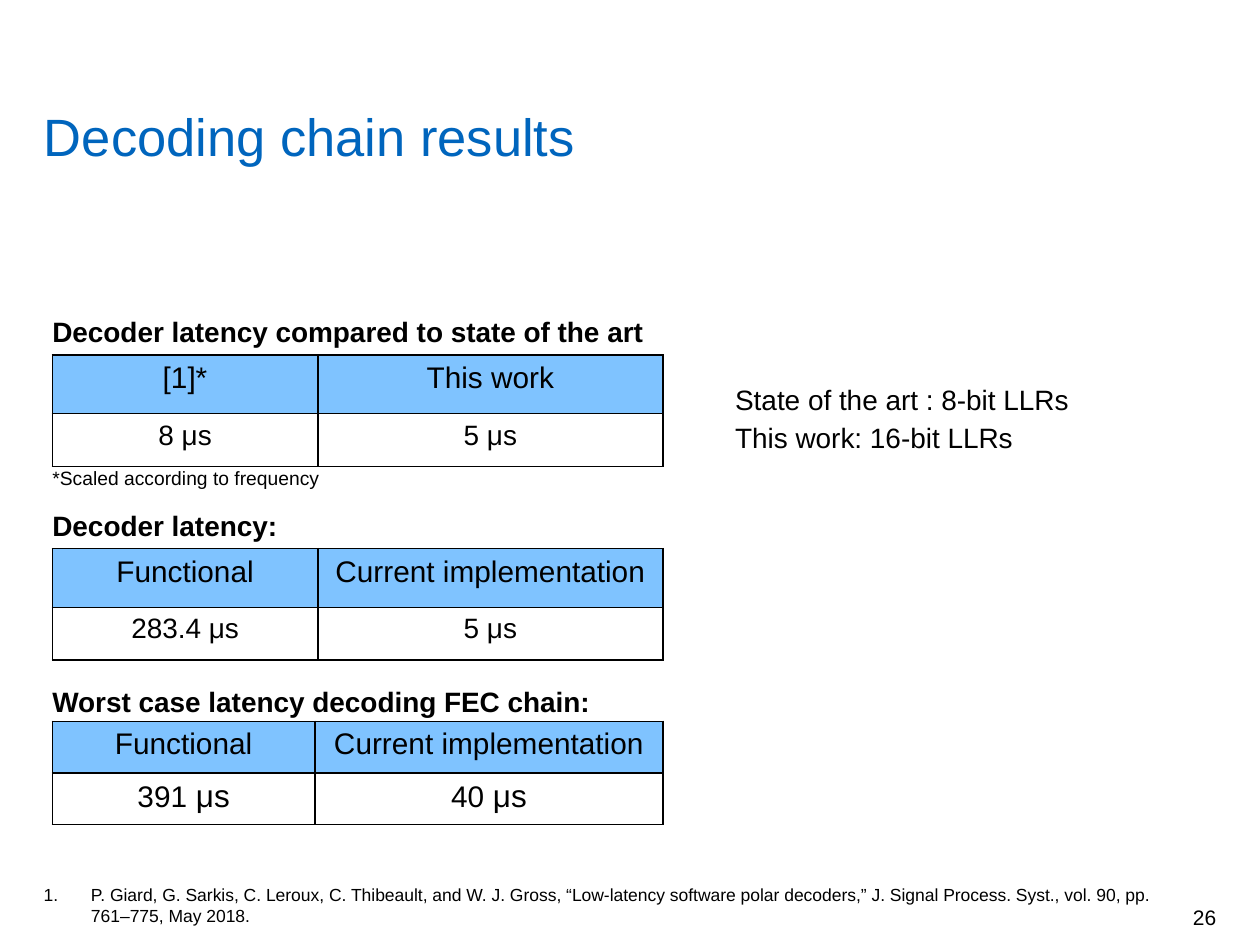
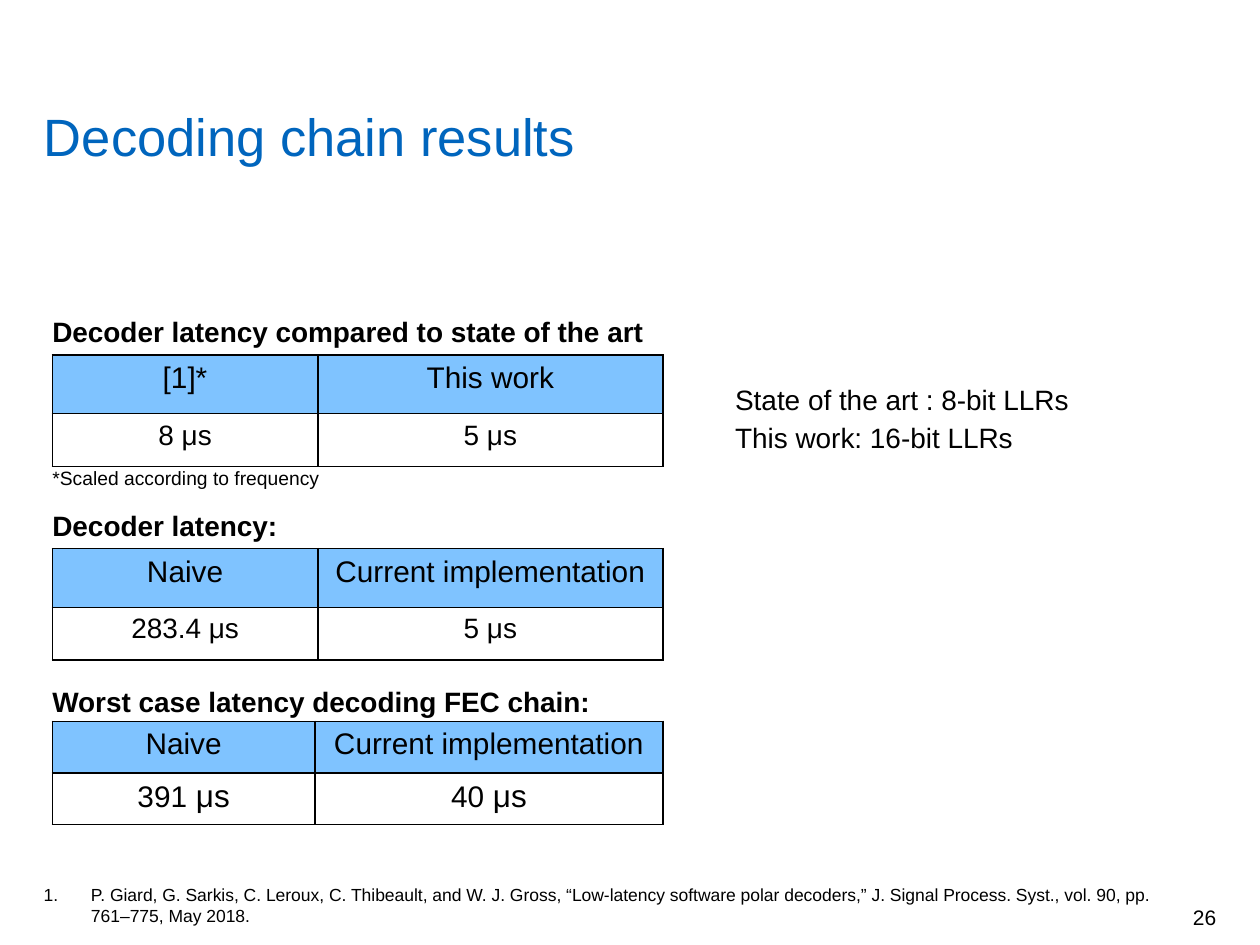
Before and after one commit to yadhu1961/thesis_5GPolorCodes, a slide deck: slide 26 of final_presentation/finalPpt1.4.pptx. Drawn at 1260x945 pixels with LibreOffice and Linux fonts; fonts in the diff are those of the drawing; grey boxes stand for pictures; background and template pictures are left out. Boxes give left, top, right and bottom in pixels: in the first picture for what was removed or moved away, otherwise in the second. Text is boxed around its words. In the diff, an @@ line names an element or a change of style, - is before the commit and + after.

```diff
--- a/final_presentation/finalPpt1.4.pptx
+++ b/final_presentation/finalPpt1.4.pptx
@@ table at [53, 548, 664, 659] @@
-row 1, column 1: Functional
+row 1, column 1: Naive
@@ table at [53, 722, 663, 825] @@
-row 1, column 1: Functional
+row 1, column 1: Naive
```
Also in this commit, not shown: 4 other slides changed.
